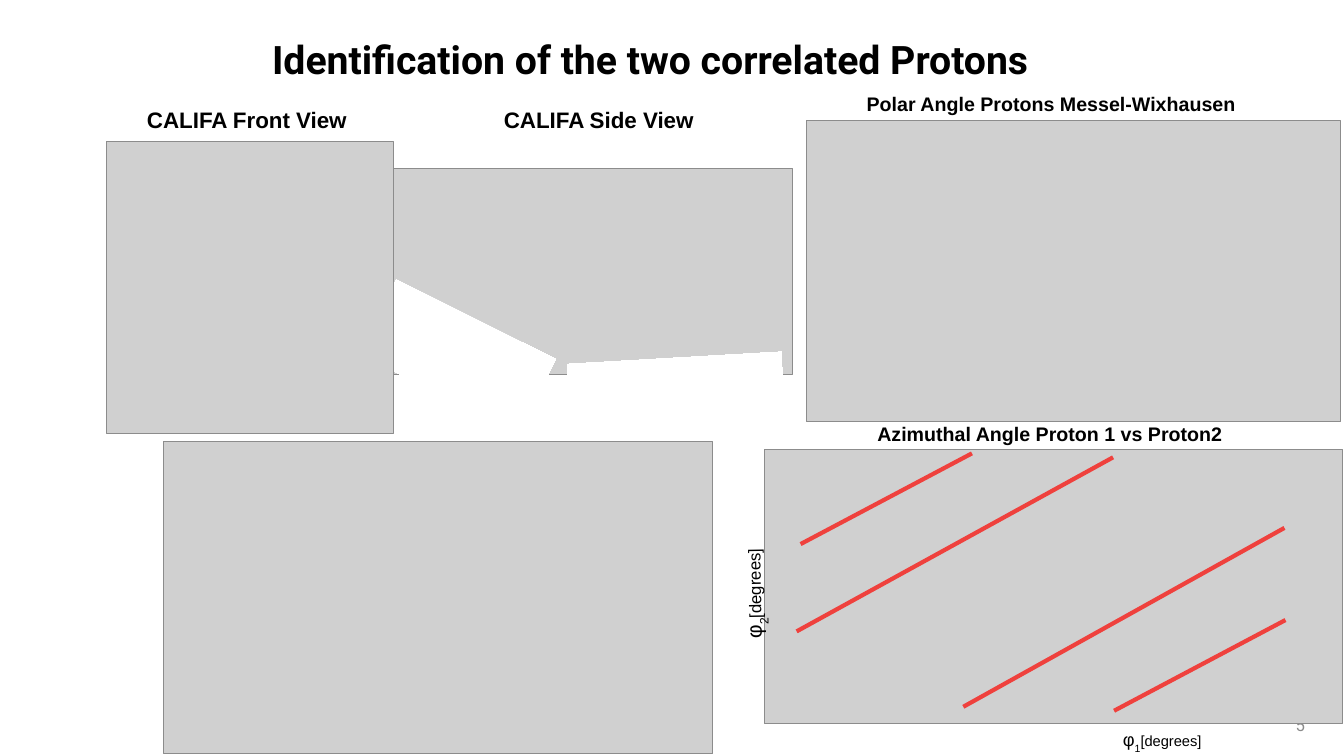
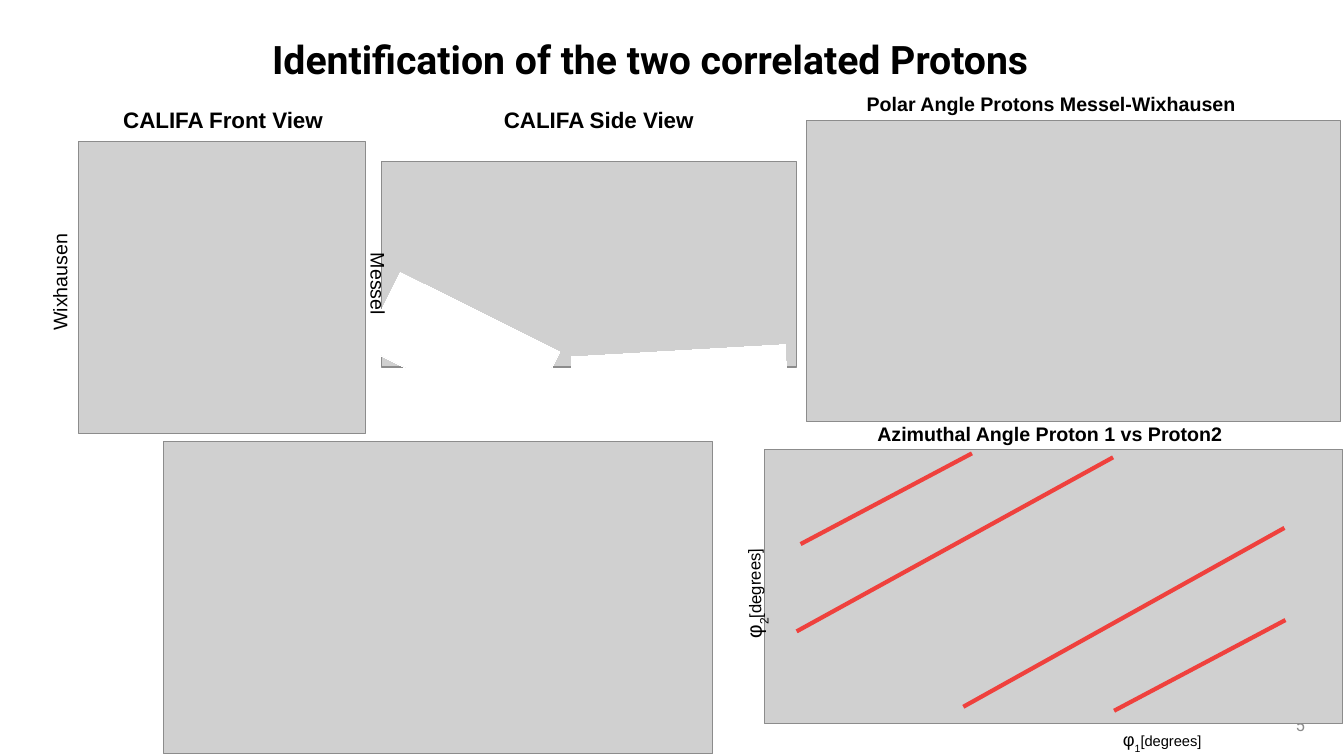
Before and after one commit to jenegger/r3bweek_2022, a slide deck: slide 5 of dreb_pres.odp. Drawn at 1344x756 pixels with LibreOffice and Linux fonts; fonts in the diff are those of the drawing; grey boxes stand for pictures; background and template pictures are left out. Boxes give left, top, right and bottom in pixels: in the first picture for what was removed or moved away, otherwise in the second. Text is boxed around its words. In the diff, an @@ line names an element or a change of style, - is before the commit and + after.

```diff
--- a/dreb_pres.odp
+++ b/dreb_pres.odp
@@ text "CALIFA Front View": place and size @@
-text "CALIFA Front View" at bbox=[147, 111, 346, 129]
+text "CALIFA Front View" at bbox=[123, 111, 322, 129]
@@ picture: place and size @@
-picture at bbox=[107, 141, 393, 434]
+picture at bbox=[79, 141, 365, 434]
@@ text added at bbox=[50, 245, 72, 328], 14 pt, text #000000 @@
+Wixhausen
@@ text added at bbox=[366, 259, 388, 313], 14 pt, text #000000 @@
+Messel
@@ 2 rectangles, 1 picture: place and size @@
-2 rectangles, 1 picture at bbox=[359, 168, 792, 434]
+2 rectangles, 1 picture at bbox=[363, 161, 797, 427]
```
Also in this commit, not shown: 3 other slides changed, 3 other files.
